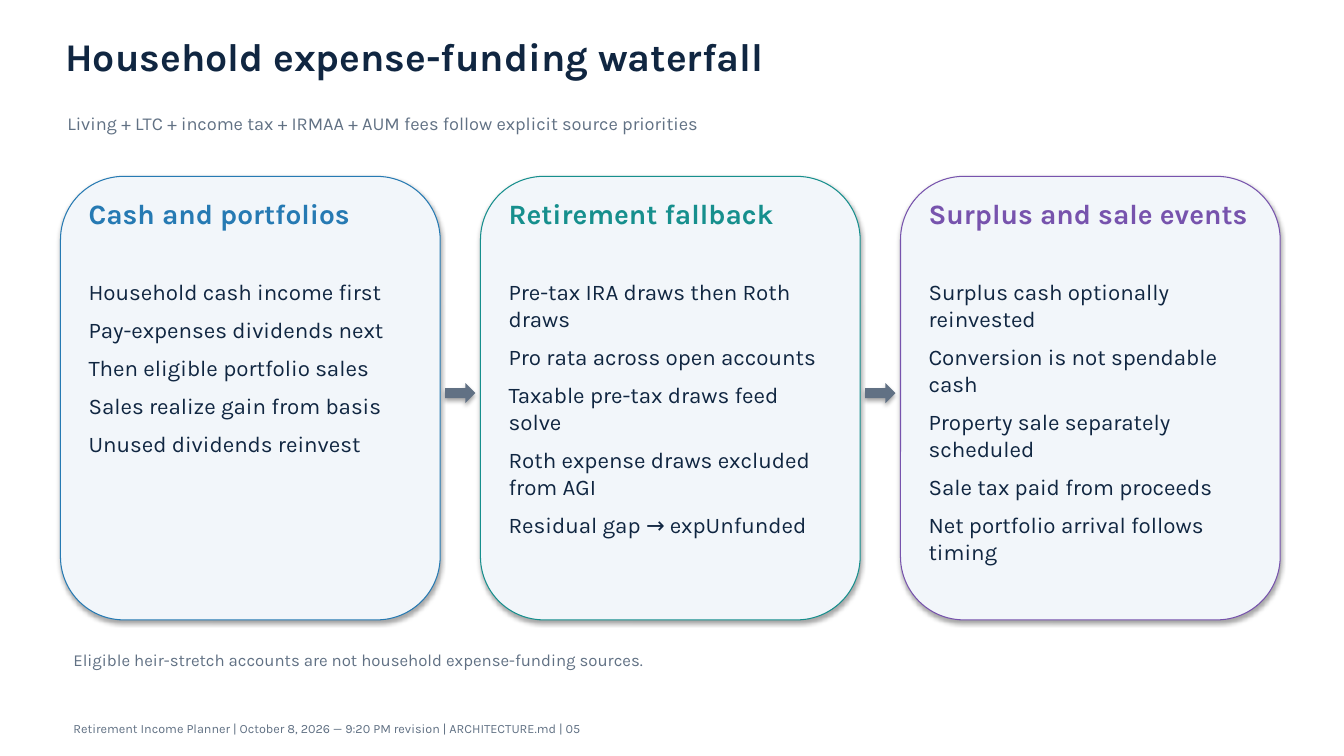
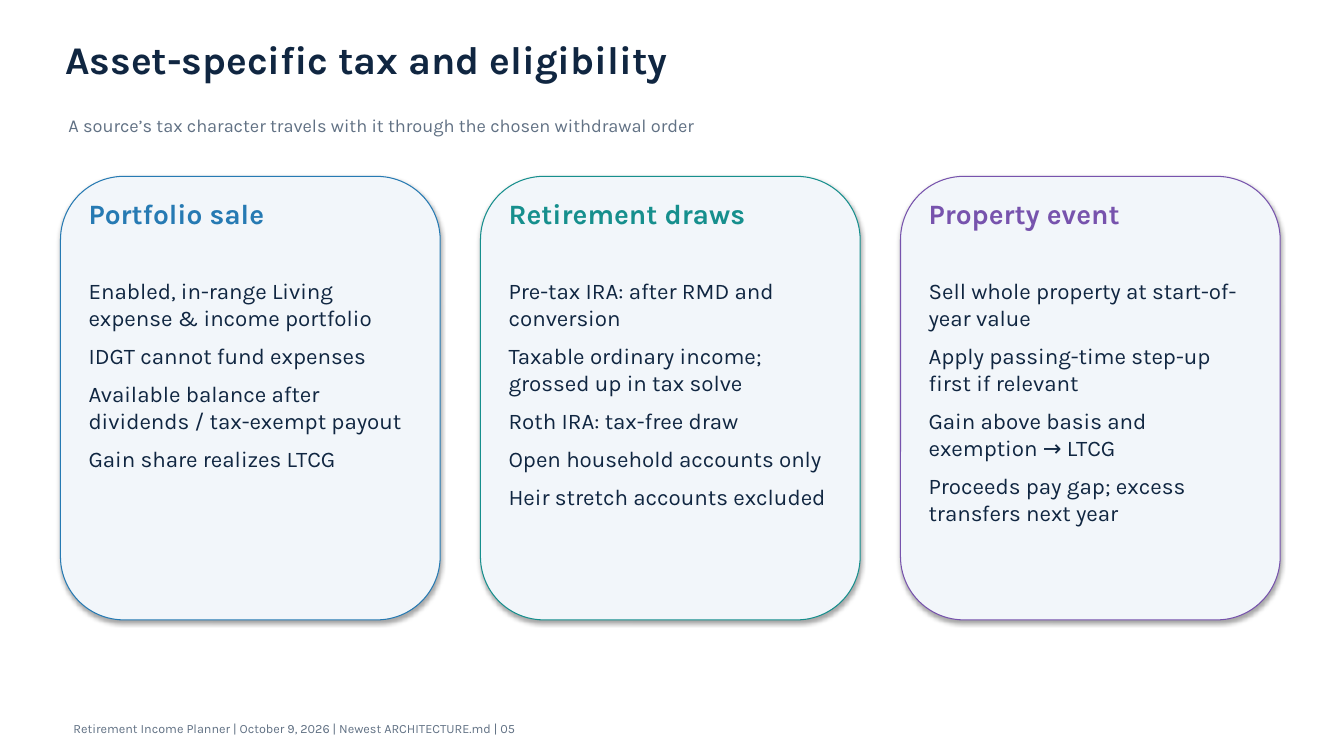
Before and after one commit to howardc64/retirefin, a slide deck: slide 5 of docs/retirement_income_planner_architecture.pptx. Drawn at 1344x756 pixels with LibreOffice and Linux fonts; fonts in the diff are those of the drawing. Boxes give left, top, right and bottom in pixels: in the first picture for what was removed or moved away, otherwise in the second. Text is boxed around its words. In the diff, an @@ line names an element or a change of style, - is before the commit and + after.

```diff
--- a/docs/retirement_income_planner_architecture.pptx
+++ b/docs/retirement_income_planner_architecture.pptx
@@ text at box(65, 46, 668, 84): text changed @@
-Household expense-funding waterfall
+Asset-specific tax and eligibility
@@ text at box(68, 119, 694, 137): text changed @@
-Living + LTC + income tax + IRMAA + AUM fees follow explicit source priorities
+A source’s tax character travels with it through the chosen withdrawal order
@@ text at box(89, 204, 265, 225): text changed @@
-Cash and portfolios
+Portfolio sale
@@ text at box(509, 204, 746, 225): text changed @@
-Retirement fallback
+Retirement draws
@@ text at box(929, 206, 1120, 231): text changed @@
-Surplus and sale events
+Property event
@@ text at box(89, 283, 401, 468): text changed @@
-Household cash income first
-Pay-expenses dividends next
-Then eligible portfolio sales
-Sales realize gain from basis
-Unused dividends reinvest
+Enabled, in-range Living expense & income portfolio
+IDGT cannot fund expenses
+Available balance after dividends / tax-exempt payout
+Gain share realizes LTCG
@@ text at box(509, 283, 825, 506): text changed @@
-Pre-tax IRA draws then Roth draws
-Pro rata across open accounts
-Taxable pre-tax draws feed solve
-Roth expense draws excluded from AGI
-Residual gap → expUnfunded
+Pre-tax IRA: after RMD and conversion
+Taxable ordinary income; grossed up in tax solve
+Roth IRA: tax-free draw
+Open household accounts only
+Heir stretch accounts excluded
@@ text at box(929, 283, 1236, 527): text changed @@
-Surplus cash optionally reinvested
-Conversion is not spendable cash
-Property sale separately scheduled
-Sale tax paid from proceeds
-Net portfolio arrival follows timing
+Sell whole property at start-of-year value
+Apply passing-time step-up first if relevant
+Gain above basis and exemption → LTCG
+Proceeds pay gap; excess transfers next year
@@ right arrow removed at box(446, 383, 476, 403) @@
@@ right arrow removed at box(865, 383, 895, 403) @@
@@ text removed at box(73, 654, 643, 670) @@
-Eligible heir-stretch accounts are not household expense-funding sources.
@@ text at box(73, 724, 515, 734): text changed @@
-Retirement Income Planner | October 8, 2026 — 9:20 PM revision | ARCHITECTURE.md | 05
+Retirement Income Planner | October 9, 2026 | Newest ARCHITECTURE.md | 05
```
Also in this commit, not shown: 8 other slides changed, 6 slides added, 6 slides removed, 6 other files.
